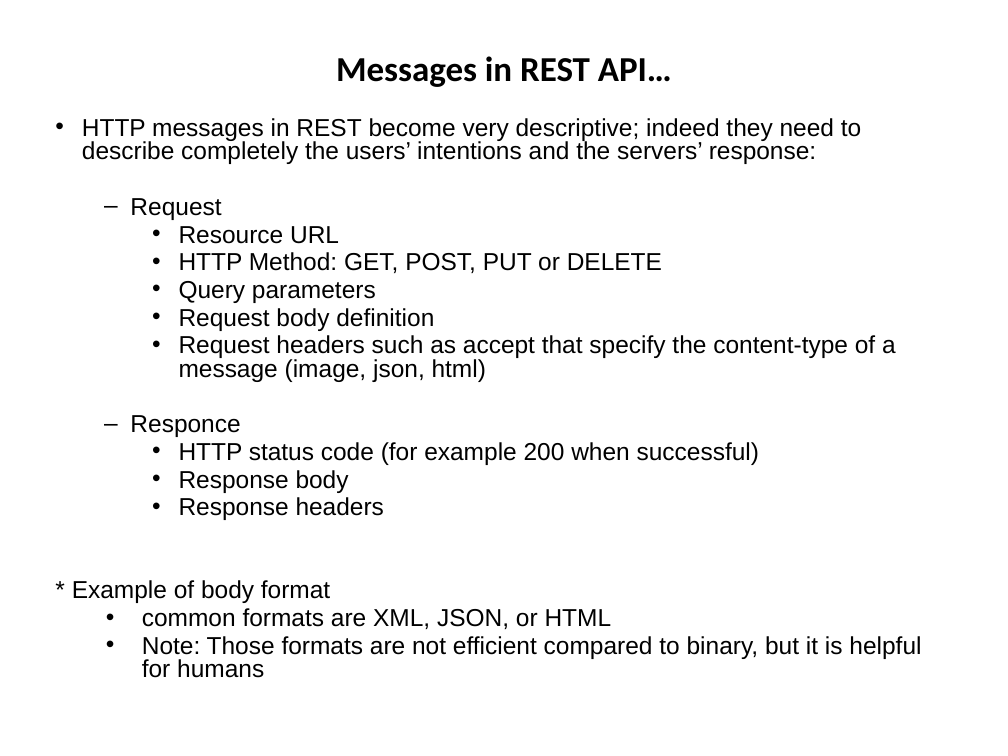
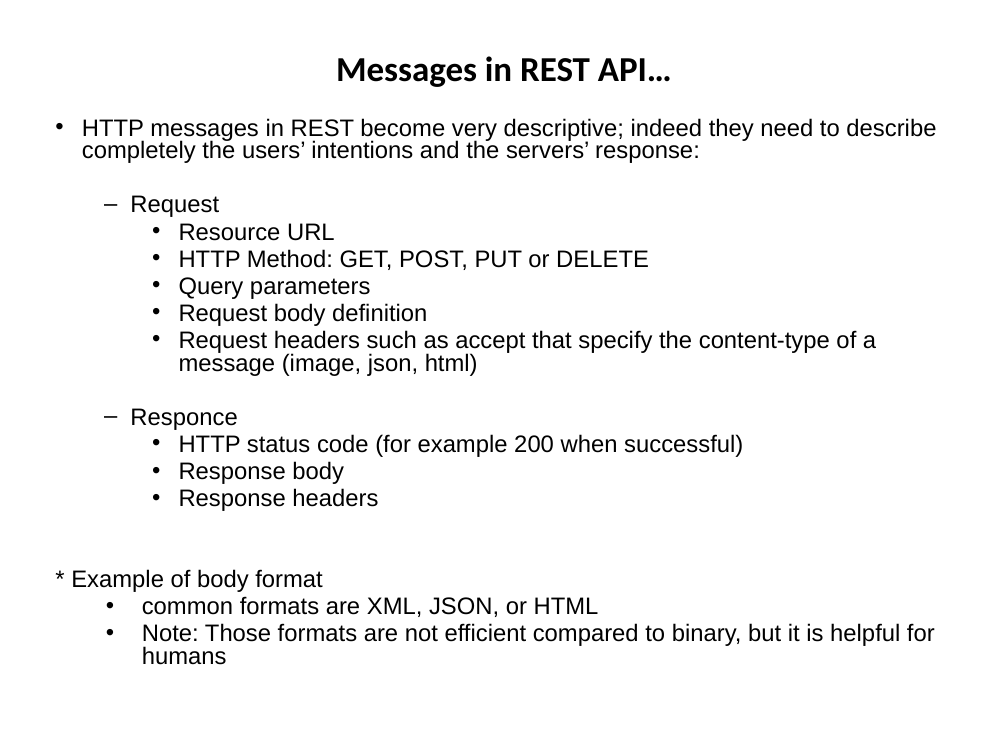
Before and after one commit to hogeschool/Development-5, a slide deck: slide 12 of Lectures/Lecture3/lesson 3.pptx. Drawn at 1008x756 pixels with LibreOffice and Linux fonts; fonts in the diff are those of the drawing. Boxes give left, top, right and bottom in pixels: in the first picture for what was removed or moved away, otherwise in the second. Text is boxed around its words. In the diff, an @@ line names an element or a change of style, - is before the commit and + after.

```diff
--- a/Lectures/Lecture3/lesson 3.pptx
+++ b/Lectures/Lecture3/lesson 3.pptx
@@ text "HTTP messages in REST become ..." at bbox=[71, 118, 936, 665]: size 17.5 to 17 pt @@
```
Also in this commit, not shown: 5 other slides changed.
